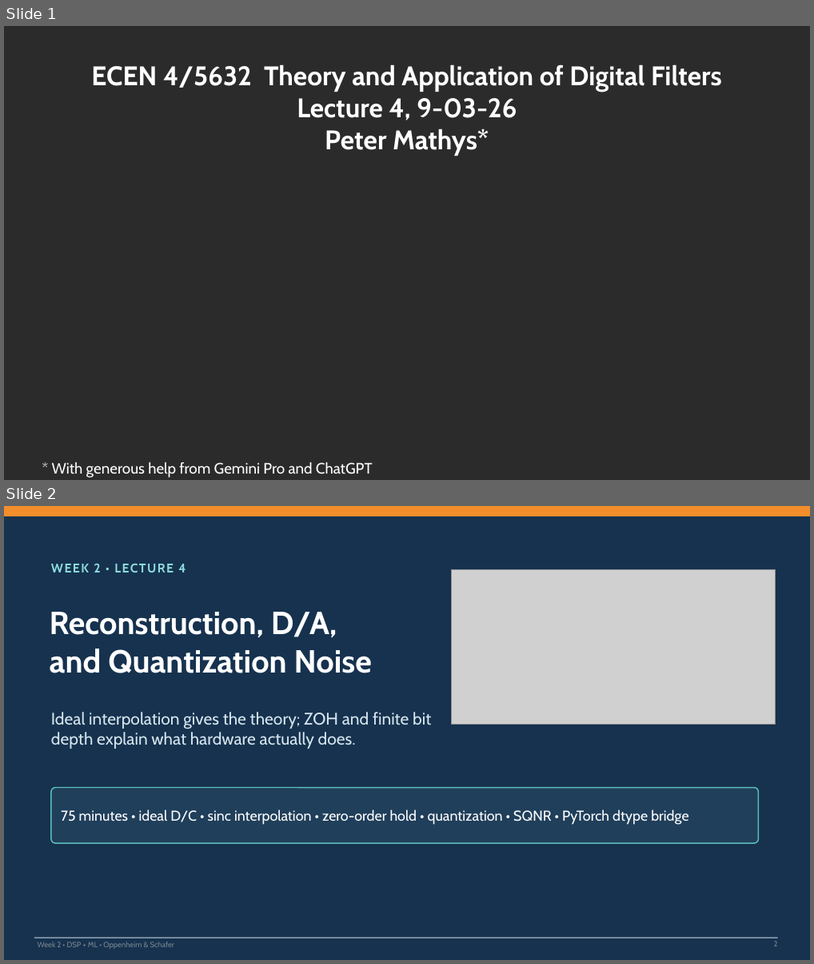
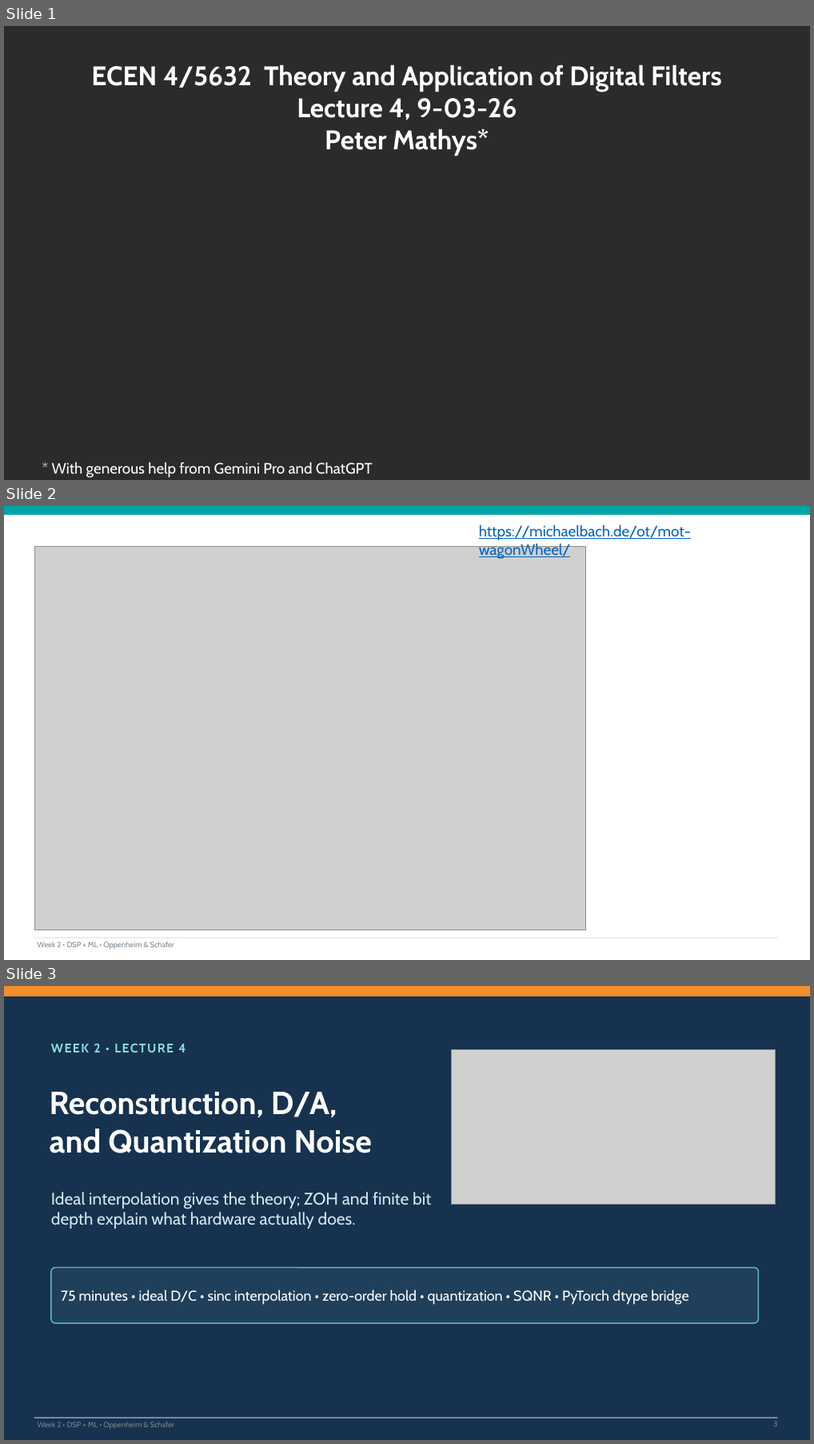
Before and after one commit to mathys2000/ecen45632_f26, a slide deck: lecture_slides/Week2_Lecture4_Reconstruction_Quantization_090326_forClass.pptx. Shown one above the other, each under a label of ours: slides 1 and 2 before the commit, slides 1, 2 and 3 after it. The pictures are 814x964 and 814x1444 pixels, drawn with LibreOffice and Linux fonts; fonts in the diff are those of the drawing; grey boxes stand for pictures; background and template pictures are left out; a plain dark background stands for a picture behind light text. Boxes give left, top, right and bottom in pixels: in the first picture for what was removed or moved away, otherwise in the second. Text is boxed around its words. In the diff, an @@ line names an element or a change of style, - is before the commit and + after.

Commit message:
added wagon wheel effect

```diff
--- a/lecture_slides/Week2_Lecture4_Reconstruction_Quantization_090326_forClass.pptx
+++ b/lecture_slides/Week2_Lecture4_Reconstruction_Quantization_090326_forClass.pptx
@@ slide 2 added at [4,506,810,960], background #FFFFFF; not listed: 3 template elements that a slide beside it also shows @@
@@ text added at [479,524,691,559], 18 pt, text #0563C1, underline @@
+https://michaelbach.de/ot/mot-wagonWheel/
@@ picture added at [34,547,586,929] @@
@@ what was slide 2 is now slide 3 @@
```
Also in this commit, not shown: 1 other file.
